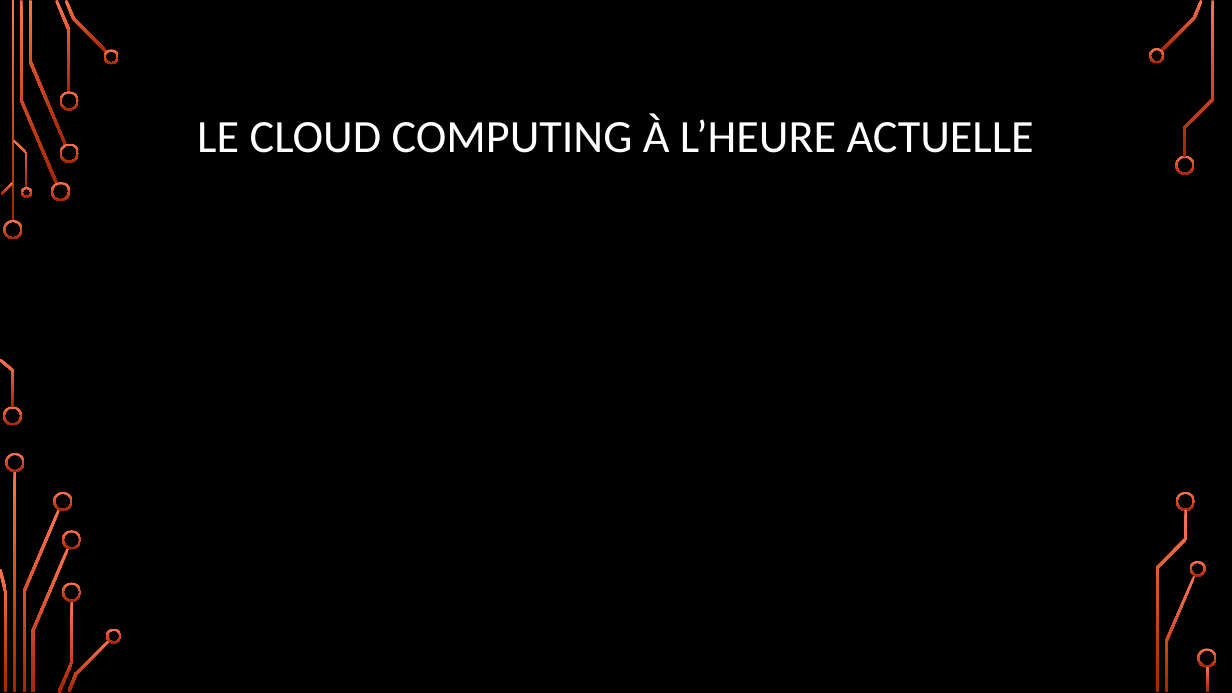
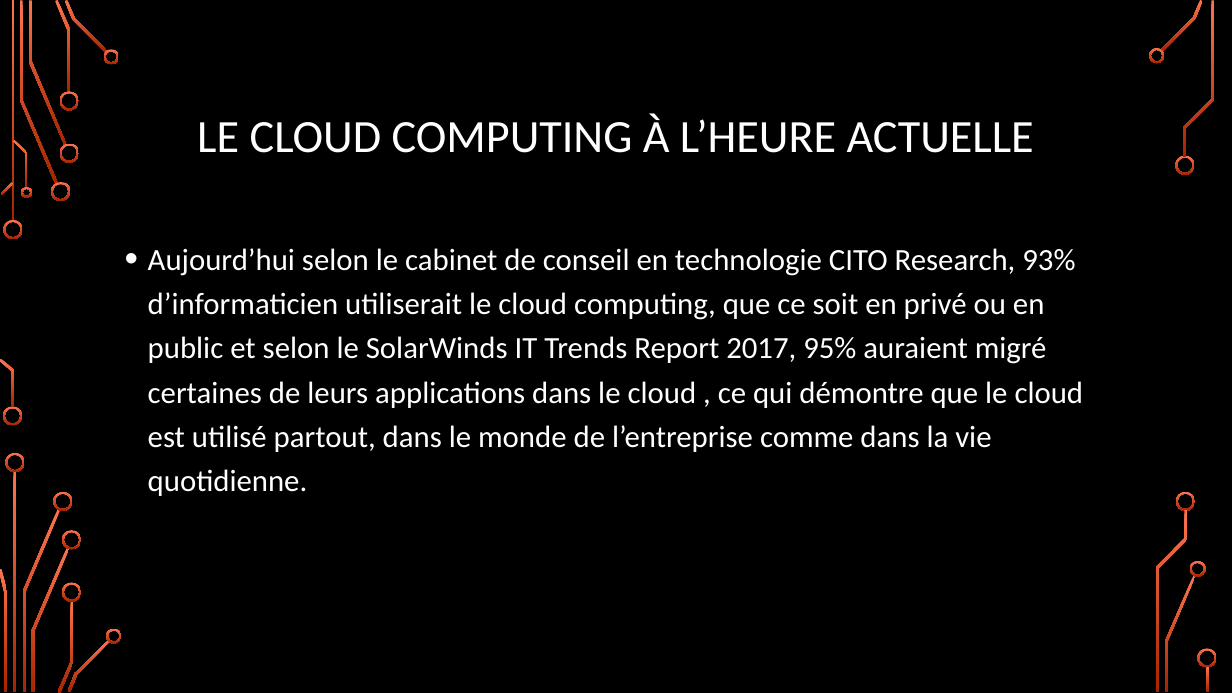
Before and after one commit to CorleoneDany/Cloud-Computing, a slide deck: slide 23 of Cloud Computing - F.pptx. Drawn at 1232x693 pixels with LibreOffice and Linux fonts; fonts in the diff are those of the drawing; background and template pictures are left out. Boxes give left, top, right and bottom in pixels: in the first picture for what was removed or moved away, otherwise in the second. Text is boxed around its words. In the diff, an @@ line names an element or a change of style, - is before the commit and + after.

```diff
--- a/Cloud Computing - F.pptx
+++ b/Cloud Computing - F.pptx
@@ text added at [148, 248, 1084, 496], 24 pt, text #FFFFFF @@
+• Aujourd’hui selon le cabinet de conseil en technologie CITO Research, 93% d’informaticien utiliserait le cloud computing, que ce soit en privé ou en public et selon le SolarWinds IT Trends Report 2017, 95% auraient migré certaines de leurs applications dans le cloud , ce qui démontre que le cloud est utilisé partout, dans le monde de l’entreprise comme dans la vie quotidienne.
```
Also in this commit, not shown: 6 other slides changed.
